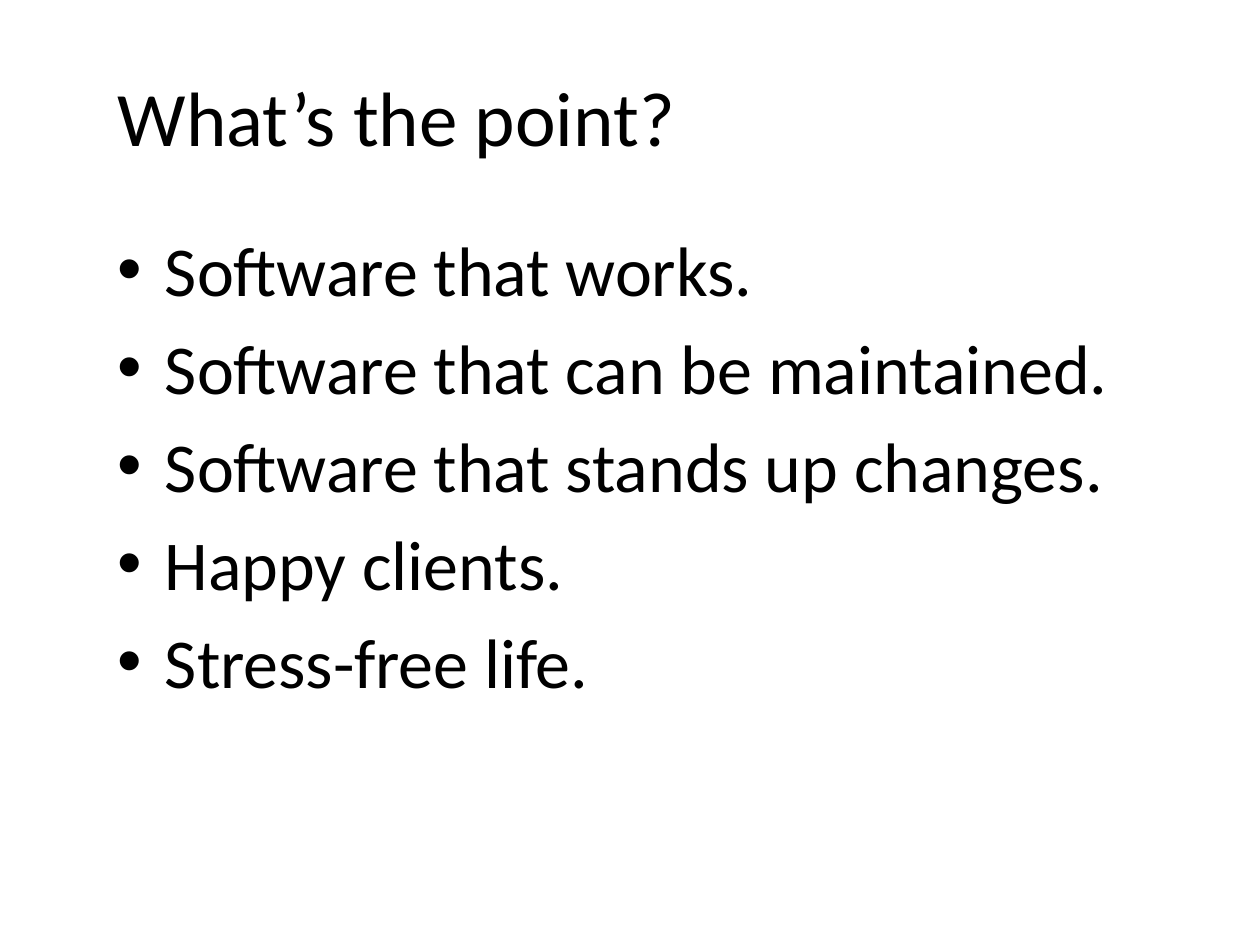
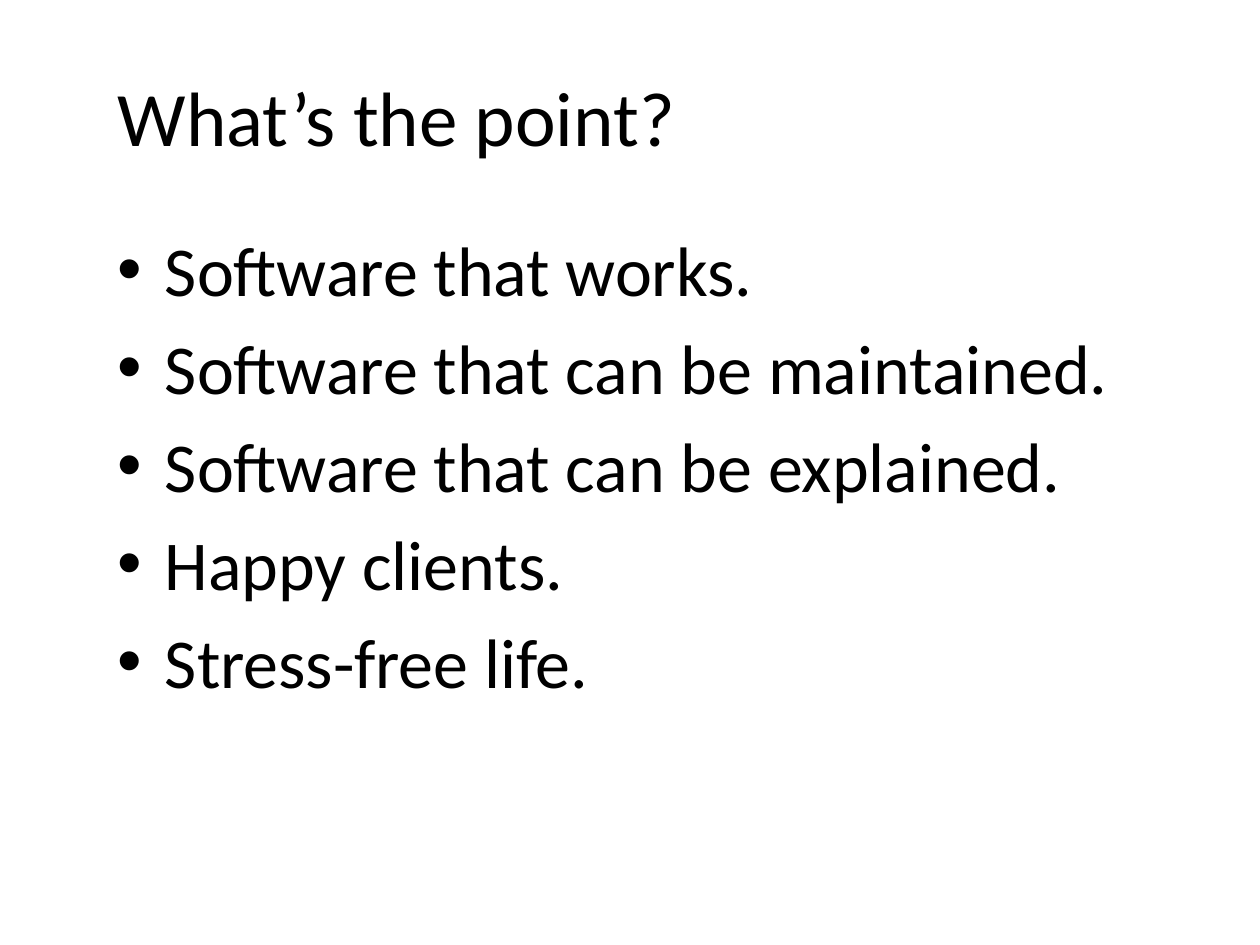
Before and after one commit to darrencauthon/SpecFlow-at-IowaCodeCamp, a slide deck: slide 14 of BDD and SpecFlow.pptx (slide 17 before the commit). Drawn at 1260x945 pixels with LibreOffice and Linux fonts; fonts in the diff are those of the drawing; background and template pictures are left out. Boxes give left, top, right and bottom in pixels: in the first picture for what was removed or moved away, otherwise in the second. Text is boxed around its words. In the diff, an @@ line names an element or a change of style, - is before the commit and + after.

```diff
--- a/BDD and SpecFlow.pptx
+++ b/BDD and SpecFlow.pptx
@@ text at [165,443,1060,504]: text changed @@
-• Software that stands up changes.
+• Software that can be explained.
```
Also in this commit, not shown: 6 other slides changed, 2 slides added, 5 slides removed.
